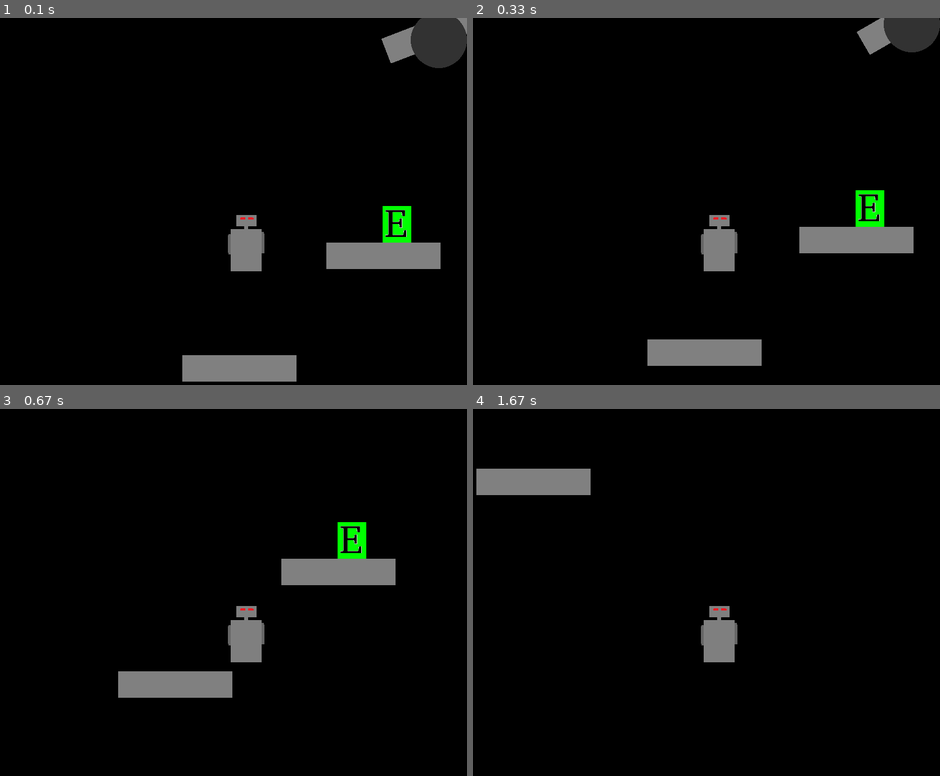
Above: before the commit, frames 1-4 (two rows, left to right).
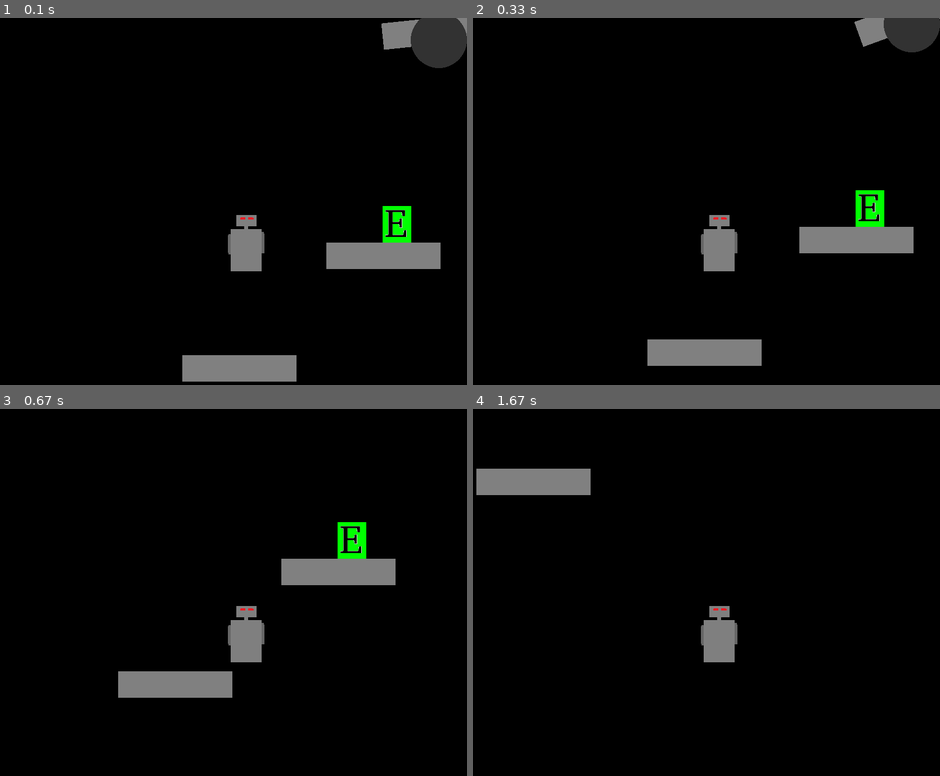
Above: after the commit, the same moments.

Repository: andrew-karppinen/pygame-simple-object
Game: pygame game, started from example.py
Two runs of this game, one before a commit and one after it. Both use one fixed random seed, a clock stepped at 60 frames per second and the inputs below.
Inputs:
- Up to frame 1 (0.1 s): no input
- Up to frame 2 (0.33 s): no input
- Up to frame 3 (0.67 s): hold Right from 0.33 s (still down)
- Up to frame 4 (1.67 s): release Right at 0.8 s; hold Up 0.83-1.13 s; hold Right 1.17-1.63 s

The runs differ from the first frame. In frame 1, 0.4% of the frame differs, in the area x 81-100%, y 0-13%; in frame 2, 0.2%; in frame 3, nothing differs; in frame 4, nothing differs.

Commit message:
update Rotate method

Diff:
--- a/PygameSimpleObject/object_class.py
+++ b/PygameSimpleObject/object_class.py
@@ -89,13 +89,17 @@
 
 
 
-    def Rotate(self, angle):
+    def Rotate(self, angle,option:int = 1):
         """
         Rotate image around center
-        Todo: add collision
+
+        option 1 = increases angle value
+        option 2 = set angle value
         """
-
-        self.angle_ += angle
+        if option == 1:
+            self.angle_ += angle
+        elif option == 2:
+            self.angle_ = angle
 
         self.image_ = pygame.transform.rotate(self.original_image_, self.angle_)  #rotate image
 
--- a/PygameSimpleObject/object_collision.py
+++ b/PygameSimpleObject/object_collision.py
@@ -28,7 +28,6 @@
             if obj1_x < obj2_x + obj2.object_size_x_:
                 if obj1_x + obj1.object_size_x_ > obj2_x:
                     return True
-
 
     return False
 
--- a/example.py
+++ b/example.py
@@ -6,7 +6,7 @@
 
 pygame.init()
 screen = pygame.display.set_mode((850, 700)) #create window
-
+pygame.display.set_caption('window')
 
 
 robottikuva = pygame.image.load("examplemedia/robotti.png") #load images
@@ -89,12 +89,12 @@
 
     robot.Gravity()
 
-    i += 1
+
 
     if CollisionCheck(robot, block3): #if two object collision
         robot.PlaceObject(50,50)
 
-    block4.Rotate(i)
+    block4.Rotate(1)
 
 
 
--- a/example2.py
+++ b/example2.py
@@ -1,27 +1,30 @@
 import pygame
-
 from PygameSimpleObject import *
 
 pygame.init()
 screen = pygame.display.set_mode((850, 700)) #create window
+pygame.display.set_caption('tank')
 clock = pygame.time.Clock()
 
 tankimage = pygame.image.load("examplemedia/tank.png") #load images
 mineimage = pygame.image.load("examplemedia/mine.png")
+bulletimage = pygame.image.load("examplemedia/bullet.png")
+
 mineimage.set_colorkey((0,0,0))
 tankimage.set_colorkey((0, 0, 0))
 
-tank = NewObject(image=tankimage, position_x=425, position_y=350)
+tank = NewObject(image=tankimage, position_x=425, position_y=350) #create objects
 mine = NewObject(image=mineimage, position_x=100, position_y=320)
 mine2 = NewObject(image=mineimage, position_x=400, position_y=300)
-
+bullet = NewObject(image=bulletimage)
 map = TileMap("examplemedia/map.txt",None) #create map
 
+objectslist = [mine,mine2,tank,bullet,map]
 
 AddCollision(tank,map)
 AddCollision(tank,[mine,mine2])
+tank.AddCamera([mine,mine2,map])
 
-tank.AddCamera([mine,mine2,map])
 
 
 left = False
@@ -29,13 +32,15 @@
 move = False
 move2 = False
 
-
+shoot = False
 
 while True: #main loop
     #event lopp
     for event in pygame.event.get():
         #keyboards event
         if event.type == pygame.KEYDOWN:
+            if event.key  == pygame.K_t:
+                shoot = True
             if event.key  == pygame.K_UP:
                 move = True
             if event.key == pygame.K_DOWN:
@@ -59,6 +64,10 @@
         if event.type == pygame.QUIT:
             exit()
 
+    if shoot: #shoot
+        bullet.PlaceObject(tank.position_x_+tank.object_size_x_//2,tank.position_y_+tank.object_size_y_//2)
+        bullet.Rotate(tank.angle_,2)
+        shoot = False
 
     if left:
         tank.Rotate(2)
@@ -69,10 +78,11 @@
     if move2:
         tank.CameraMove(-5)
 
+    bullet.Move(15)
 
     #draw all
     screen.fill((0, 0, 0))
-    DrawObjects(screen,[tank,mine,mine2,map])
+    DrawObjects(screen,objectslist)
 
     pygame.display.flip() #update screen
 
--- a/examplemedia/map.txt
+++ b/examplemedia/map.txt
@@ -1,6 +1,4 @@
 34,32;
-2c,2c,2c,2a,2a,2a,2a,2a,2a,2a,2a,2a,2a,2a,2a,2a,2a,2a,2a,2a,2a,2a,2a,2a,2a,2a,2a,2a,2a,2a,2a,2a
-2c,2c,2c,2a,2a,2a,2a,2a,2a,2a,2a,2a,2a,2a,2a,2a,2a,2a,2a,2a,2a,2a,2a,2a,2a,2a,2a,2a,2a,2a,2a,2a
 2a,2a,2a,2a,2a,2a,2a,2a,2a,2a,2a,2a,2a,2a,2a,2a,2a,2a,2a,2a,2a,2a,2a,2a,2a,2a,2a,2a,2a,2a,2a,2a
 2a,2a,2a,2a,2a,2a,2a,2a,2a,2a,2a,2a,2a,2a,2a,2a,2a,2a,2a,2a,2a,2a,2a,2a,2a,2a,2a,2a,2a,2a,2a,2a
 2a,2a,2a,2a,2a,2a,2a,2a,2a,2a,2a,2a,2a,2a,2a,2a,2a,2a,2a,2a,2a,2a,2a,2a,2a,2a,2a,2a,2a,2a,2a,2a
@@ -9,7 +7,9 @@
 2a,2a,2a,2a,2a,2a,2a,2a,2a,2a,2a,2a,2a,2a,2a,2a,2a,2a,2a,2a,2a,2a,2a,2a,2a,2a,2a,2a,2a,2a,2a,2a
 2a,2a,2a,2a,2a,2a,2a,2a,2a,2a,2a,2a,2a,2a,2a,2a,2a,2a,2a,2a,2a,2a,2a,2a,2a,2a,2a,2a,2a,2a,2a,2a
 2a,2a,2a,2a,2a,2a,2a,2a,2a,2a,2a,2a,2a,2a,2a,2a,2a,2a,2a,2a,2a,2a,2a,2a,2a,2a,2a,2a,2a,2a,2a,2a
-2a,2a,2a,2a,2a,2a,2a,2a,2a,2a,2a,2a,2a,2a,2a,2a,2a,2a,2a,2a,2a,2a,2a,2a,2a,2a,2a,2a,2a,2a,2a,2a
+2a,2a,2a,2a,2a,2a,2a,2a,2a,2a,2a,2a,2a,2a,2a,2a,2a,2a,2a,2a,2a,2a,2c,2c,2a,2a,2a,2a,2a,2a,2a,2a
+2a,2a,2a,2a,2a,2a,2a,2a,2a,2a,2a,2a,2a,2a,2a,2a,2a,2a,2a,2a,2a,2a,2c,2c,2a,2a,2a,2a,2a,2a,2a,2a
+2a,2a,2a,2a,2a,2a,2a,2a,2a,2a,2a,2a,2a,2a,2a,2a,2a,2a,2a,2a,2a,2a,2c,2c,2a,2a,2a,2a,2a,2a,2a,2a
 2a,2a,2a,2a,2a,2a,2a,2a,2a,2a,2a,2a,2a,2a,2a,2a,2a,2a,2a,2a,2a,2a,2a,2a,2a,2a,2a,2a,2a,2a,2a,2a
 2a,2a,2a,2a,2a,2a,2a,2a,2a,2a,2a,2a,2a,2a,2a,2a,2a,2a,2a,2a,2a,2a,2a,2a,2a,2a,2a,2a,2a,2a,2a,2a
 2a,2a,2a,2a,2a,2a,2a,2a,2a,2a,2a,2a,2a,2a,2a,2a,2a,2a,2a,2a,2a,2a,2a,2a,2a,2a,2a,2a,2a,2a,2a,2a
